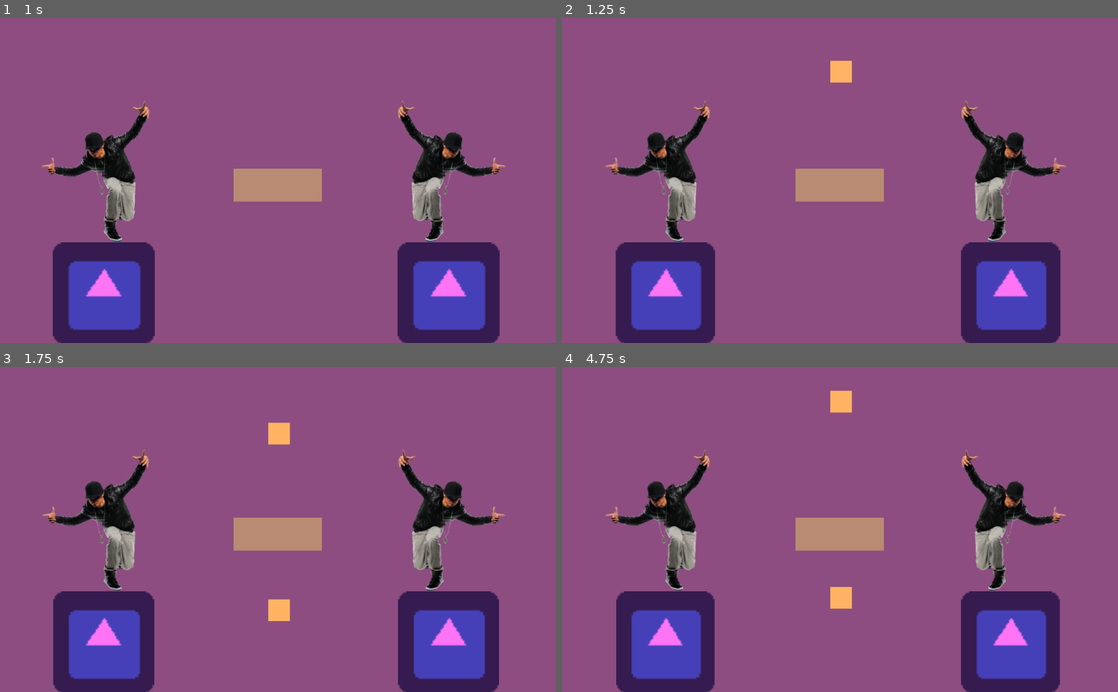
Above: before the commit, frames 1-4 (two rows, left to right).
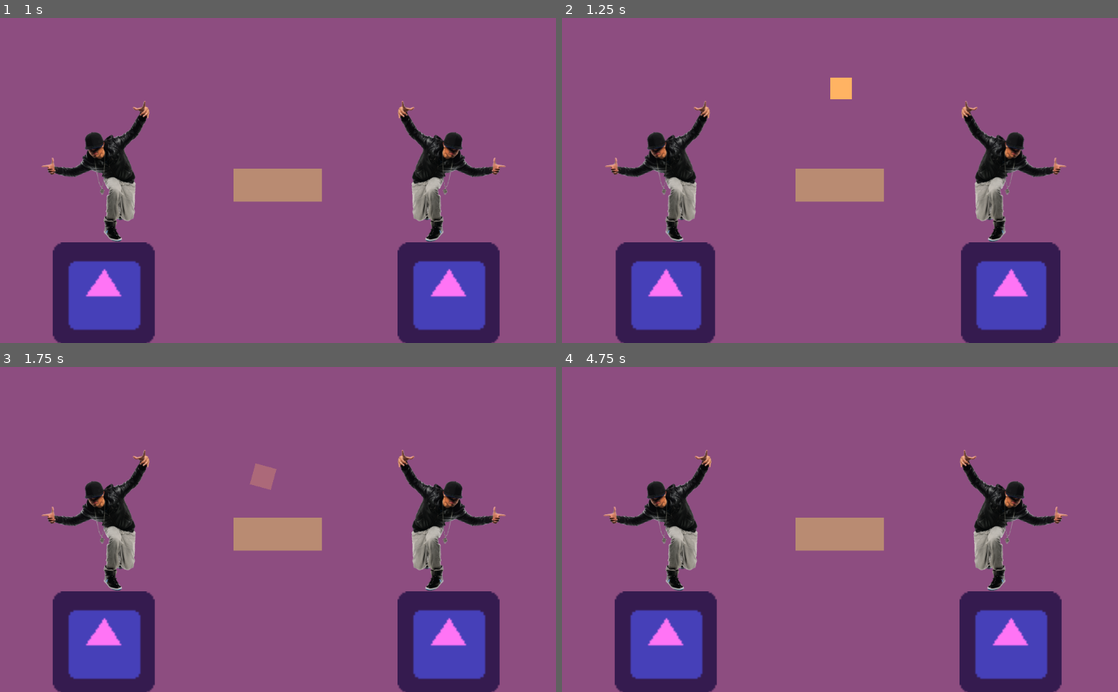
Above: after the commit, the same moments.

Repository: Pengu12345/Rhythm-Game-Engine
Game: Godot game, scene res://scenes/RhythmEngine.tscn
The game is run twice, just before and just after one commit, with the same random seed, the same clock (stepped at 60 frames per second) and the same inputs. The engine's default icon, where the game draws it, is replaced by a stand-in: a white triangle on a blue panel in a dark square. Sound files missing from this copy of the repository are replaced by a short silence.
Inputs:
- Up to frame 1 (1 s): tap Enter at 0.5 s; tap Z (control_action) at 0.6 s
- Up to frame 2 (1.25 s): no input
- Up to frame 3 (1.75 s): tap Z (control_action) at 1.35 s
- Up to frame 4 (4.75 s): tap Z (control_action) every 0.75 s from 2.1 to 4.35 s

Frame 1 is identical in both runs. In frame 2, 0.4% of the frame differs, in the area x 48-53%, y 13-25%; in frame 3, 1.3%; in frame 4, 2.3%, in the area x 7-91%, y 7-100%.

Commit message:
Swap default minigame

Diff:
--- a/data/minigames/min_remix_debug.json
+++ b/data/minigames/min_remix_debug.json
@@ -8,7 +8,63 @@
   "loaded_patterns":["min_debug"],
 
   "chart": [
-    {"type":"pattern", "name":"single_cube", "bar": 0, "beat":0, "repeat":1000, "interval":0.5 }
+    {"type":"pattern", "name":"single_cube", "bar": 0, "beat":0, "repeat":4, "interval":2 },
+
+    {"type":"event", "name":"load_minigame", "bar":1, "beat":3.5, "value":"min_bird"},
+
+    {"type":"sfx", "name":"snd_tongue", "bar": 2, "beat":0 },
+    {"type":"sfx", "name":"snd_tongue", "bar": 2, "beat":1 },
+
+    {"type":"sfx", "name":"snd_tongue", "bar": 2, "beat":2 },
+    {"type":"sfx", "name":"snd_tongue", "bar": 2, "beat":2.5 },
+    {"type":"sfx", "name":"snd_tongue", "bar": 2, "beat":3 },
+
+    {"type":"sfx", "name":"snd_tongue", "bar": 3, "beat":0 },
+    {"type":"sfx", "name":"snd_tongue", "bar": 3, "beat":0.5 },
+    {"type":"sfx", "name":"snd_tongue", "bar": 3, "beat":1 },
+    {"type":"sfx", "name":"snd_tongue", "bar": 3, "beat":1.5 },
+
+    {"type":"sfx", "name":"snd_tongue", "bar": 3, "beat":2.5 },
+    {"type":"sfx", "name":"snd_tongue", "bar": 3, "beat":3 },
+
+    {"type":"event", "name":"load_minigame", "bar":3, "beat":3.5, "value":"min_debug"},
+
+    {"type":"event", "name":"set_dancers", "bar":3, "beat":3.9, "value":true},
+
+    {"type":"pattern", "name":"single_cube", "bar": 4, "beat":0 , "repeat":4, "interval": 1.5},
+    {"type":"pattern", "name":"single_cube", "bar": 5, "beat":2 },
+
+    {"type":"pattern", "name":"single_cube", "bar": 6, "beat":0, "repeat":3, "interval":1.5 },
+    {"type":"pattern", "name":"double_cube", "bar": 7, "beat":0 },
+    {"type":"pattern", "name":"double_cube", "bar": 7, "beat":2 },
+
+    {"type":"event", "name":"load_minigame", "bar":7, "beat":3.7, "value":"min_bird"},
+
+    {"type":"sfx", "name":"snd_tongue", "bar": 8, "beat":0 },
+    {"type":"sfx", "name":"snd_tongue", "bar": 8, "beat":1 },
+
+    {"type":"sfx", "name":"snd_tongue", "bar": 8, "beat":2 },
+    {"type":"sfx", "name":"snd_tongue", "bar": 8, "beat":2.5 },
+    {"type":"sfx", "name":"snd_tongue", "bar": 8, "beat":3 },
+
+    {"type":"sfx", "name":"snd_tongue", "bar": 9, "beat":0 },
+    {"type":"sfx", "name":"snd_tongue", "bar": 9, "beat":0.5 },
+    {"type":"sfx", "name":"snd_tongue", "bar": 9, "beat":1 },
+    {"type":"sfx", "name":"snd_tongue", "bar": 9, "beat":1.5 },
+
+    {"type":"sfx", "name":"snd_tongue", "bar": 9, "beat":2.5 },
+    {"type":"sfx", "name":"snd_tongue", "bar": 9,"beat":3 },
+
+    {"type":"event", "name":"load_minigame", "bar":9, "beat":3.7, "value":"min_debug"},
+
+    {"type":"event", "name":"set_pulse", "bar":9, "beat":3.9, "value":true},
+    {"type":"event", "name":"set_dancers", "bar":9, "beat":3.9, "value":true},
+
+    {"type":"pattern", "name":"double_cube", "bar": 10, "beat":0 },
+    {"type":"pattern", "name":"double_cube", "bar": 10, "beat":2 },
+    {"type":"pattern", "name":"double_cube", "bar": 11, "beat":0 },
+    {"type":"pattern", "name":"double_cube", "bar": 11, "beat":1 },
+    {"type":"pattern", "name":"double_cube", "bar": 11, "beat":2 }
 
   ]
 }
--- a/scenes/RhythmEngine.tscn
+++ b/scenes/RhythmEngine.tscn
@@ -2,16 +2,18 @@
 
 [ext_resource path="res://scripts/RhythmEngine.gd" type="Script" id=1]
 [ext_resource path="res://scenes/Conductor.tscn" type="PackedScene" id=2]
-[ext_resource path="res://assets/music/misc/mus_practice_2.wav" type="AudioStream" id=3]
+[ext_resource path="res://assets/music/misc/mus_worn_out_tapes.mp3" type="AudioStream" id=3]
 
 [node name="RhythmEngine" type="Node2D"]
 script = ExtResource( 1 )
-chart_path = "res://data/minigames/min_debug.json"
+chart_path = "res://data/minigames/min_remix_debug.json"
 transition_time = 0.16
+input_margin = 0.05
+input_offset = -0.033
 
 [node name="Conductor" parent="." instance=ExtResource( 2 )]
 music = ExtResource( 3 )
 loop = true
-audio_offset = -0.081
+audio_offset = -0.064
 
 [connection signal="looping" from="Conductor" to="." method="_loop"]
